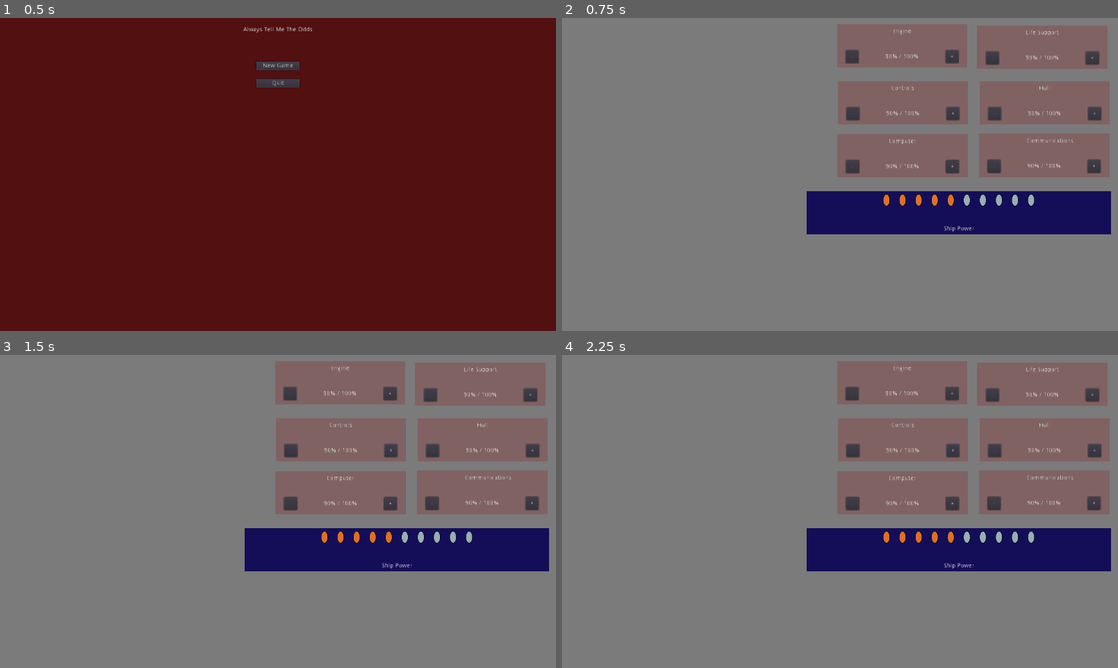
Above: before the commit, frames 1-4 (two rows, left to right).
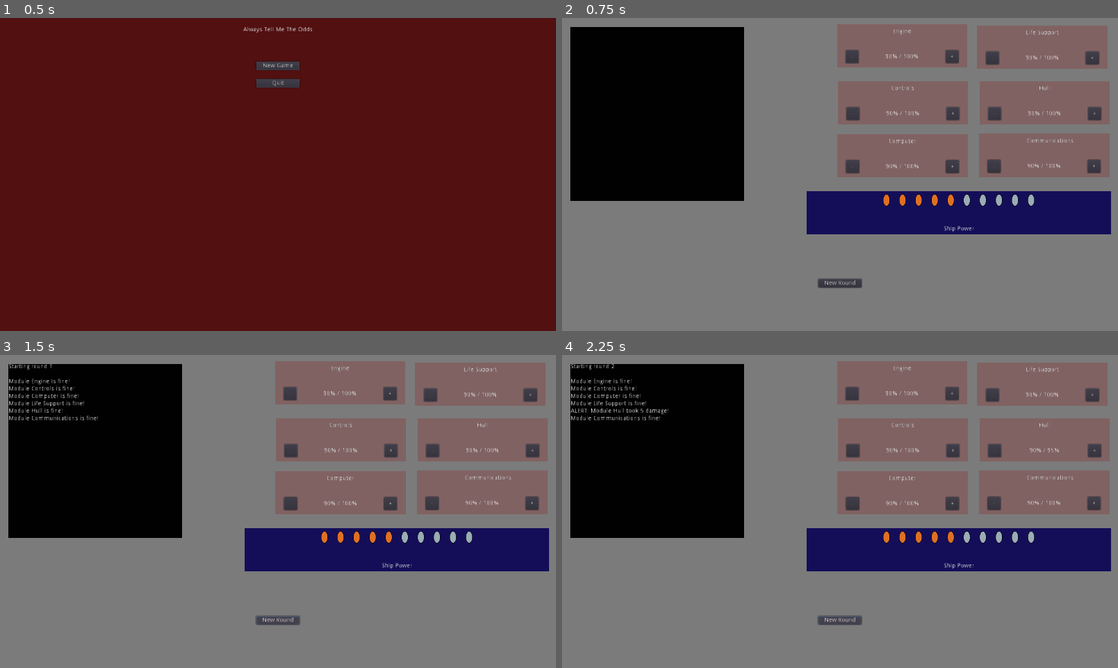
Above: after the commit, the same moments.

Repository: cparlette/alwaystellmetheodds
Game: Godot game, scene res://MainMenu.tscn
Same seed, same stepped clock (60 frames per second), same inputs: the game is played once before the commit and once after it.
Inputs (mouse positions are in pixels of both pictures, inside the frame that each line leads up to):
- Up to frame 1 (0.5 s): no input
- Up to frame 2 (0.75 s): click "New Game" at 0.5 s
- Up to frame 3 (1.5 s): click (278, 621) at 1.25 s, where only the run after the commit has a clickable "New Round"
- Up to frame 4 (2.25 s): click (840, 621) at 2 s, where only the run after the commit has a clickable "New Round"

Frame 1 is identical in both runs. In frame 2, 18% of the frame differs, in the area x 1-54%, y 2-87%; in frame 3, 17%; in frame 4, 17%.

Commit message:
Gameplay with rounds, damage taken, and end game

Diff:
--- a/Game.gd
+++ b/Game.gd
@@ -1,10 +1,13 @@
 extends Node2D
 
+var rng = RandomNumberGenerator.new()
 
 # Called when the node enters the scene tree for the first time.
 func _ready():
+	rng.randomize()
 	for child in $Modules.get_children():
 		child.connect("module_change", self, "updatePower")
+		child.connect("game_over", self, "gameOver")
 
 
 func _input(event):
@@ -13,3 +16,25 @@
 
 func updatePower():
 	$ShipPower.refreshPowerIndicators()
+
+
+func _on_NewRoundButton_pressed():
+	newRound()
+
+
+func newRound():
+	var newText = "Starting round " + str(globals.roundNumber) + "\n\n"
+	globals.roundNumber += 1
+	for module in $Modules.get_children():
+		var randomNumber = rng.randi_range(0,100)
+		if randomNumber > module.percentage:
+			# Failure, so cause damage
+			module.causeDamage(5)
+			newText += "ALERT: Module "+module.moduleName+" took 5 damage!\n"
+		else:
+			newText += "Module "+module.moduleName+" is fine!\n"
+	$Output/OutputText.text = newText
+
+
+func gameOver():
+	get_tree().change_scene("GameOver.tscn")
--- a/Game.tscn
+++ b/Game.tscn
@@ -63,3 +63,38 @@
 margin_top = 397.923
 margin_right = 1263.58
 margin_bottom = 497.923
+
+[node name="NewRoundButton" type="Button" parent="."]
+margin_left = 590.0
+margin_top = 600.0
+margin_right = 690.0
+margin_bottom = 620.0
+text = "New Round"
+__meta__ = {
+"_edit_use_anchors_": false
+}
+
+[node name="Output" type="Control" parent="."]
+margin_left = 20.0
+margin_top = 20.0
+margin_right = 420.0
+margin_bottom = 420.0
+__meta__ = {
+"_edit_use_anchors_": false
+}
+
+[node name="OutputBG" type="ColorRect" parent="Output"]
+anchor_right = 1.0
+anchor_bottom = 1.0
+color = Color( 0.00784314, 0.00784314, 0.00784314, 1 )
+__meta__ = {
+"_edit_use_anchors_": false
+}
+
+[node name="OutputText" type="Label" parent="Output"]
+anchor_right = 1.0
+anchor_bottom = 1.0
+__meta__ = {
+"_edit_use_anchors_": false
+}
+[connection signal="pressed" from="NewRoundButton" to="." method="_on_NewRoundButton_pressed"]
--- /dev/null
+++ b/GameOver.gd
@@ -0,0 +1,15 @@
+extends Node2D
+
+# Called when the node enters the scene tree for the first time.
+func _ready():
+	$ScoreText.text = str(globals.roundNumber) + " rounds completed"
+
+func _input(event):
+	if event.is_action_pressed("ui_cancel"):
+		get_tree().quit()
+
+func _on_MainMenuButton_pressed():
+	get_tree().change_scene("MainMenu.tscn")
+
+func _on_QuitButton_pressed():
+	get_tree().quit()
--- /dev/null
+++ b/GameOver.tscn
@@ -0,0 +1,58 @@
+[gd_scene load_steps=2 format=2]
+
+[ext_resource path="res://GameOver.gd" type="Script" id=1]
+
+[node name="GameOver" type="Node2D"]
+script = ExtResource( 1 )
+
+[node name="Background" type="ColorRect" parent="."]
+margin_right = 1280.0
+margin_bottom = 720.0
+color = Color( 0.211765, 0.380392, 0.0705882, 1 )
+__meta__ = {
+"_edit_use_anchors_": false
+}
+
+[node name="GameOverText" type="Label" parent="."]
+margin_left = 590.0
+margin_top = 50.0
+margin_right = 690.0
+margin_bottom = 64.0
+text = "Game Over!"
+align = 1
+__meta__ = {
+"_edit_use_anchors_": false
+}
+
+[node name="ScoreText" type="Label" parent="."]
+margin_left = 565.0
+margin_top = 100.0
+margin_right = 715.0
+margin_bottom = 114.0
+text = "0 rounds completed"
+align = 1
+__meta__ = {
+"_edit_use_anchors_": false
+}
+
+[node name="MainMenuButton" type="Button" parent="."]
+margin_left = 590.0
+margin_top = 200.0
+margin_right = 690.0
+margin_bottom = 220.0
+text = "Main Menu"
+__meta__ = {
+"_edit_use_anchors_": false
+}
+
+[node name="QuitButton" type="Button" parent="."]
+margin_left = 590.0
+margin_top = 250.0
+margin_right = 690.0
+margin_bottom = 270.0
+text = "Quit"
+__meta__ = {
+"_edit_use_anchors_": false
+}
+[connection signal="pressed" from="MainMenuButton" to="." method="_on_MainMenuButton_pressed"]
+[connection signal="pressed" from="QuitButton" to="." method="_on_QuitButton_pressed"]
--- a/Module.gd
+++ b/Module.gd
@@ -7,6 +7,7 @@
 var maxPercentage = 100
 
 signal module_change
+signal game_over
 
 # Called when the node enters the scene tree for the first time.
 func _ready():
@@ -41,3 +42,11 @@
 		globals.shipPowerCurrent -= 1
 		updateModuleUI()
 		emit_signal("module_change")
+
+func causeDamage(damageAmount):
+	maxPercentage -= damageAmount
+	if percentage > maxPercentage:
+		percentage = maxPercentage
+	updateModuleUI()
+	if maxPercentage == 0:
+		emit_signal("game_over")
--- a/globals.gd
+++ b/globals.gd
@@ -15,3 +15,5 @@
 
 var shipPowerMax = 10
 var shipPowerCurrent = 5
+
+var roundNumber = 1
